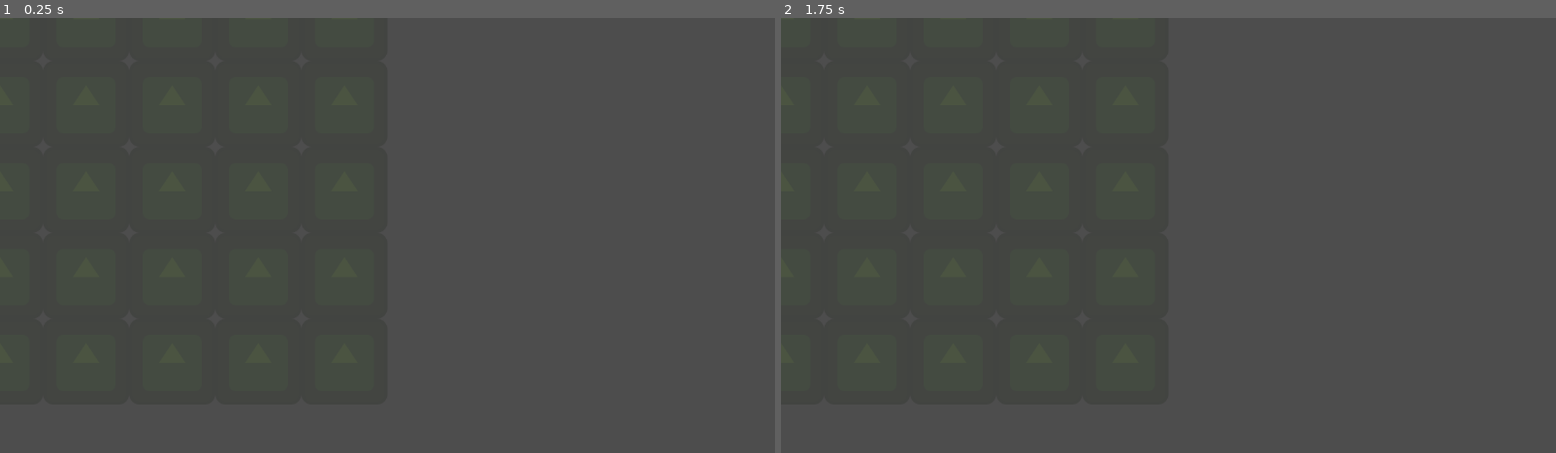
Above: before the commit, frames 1-2 (left to right).
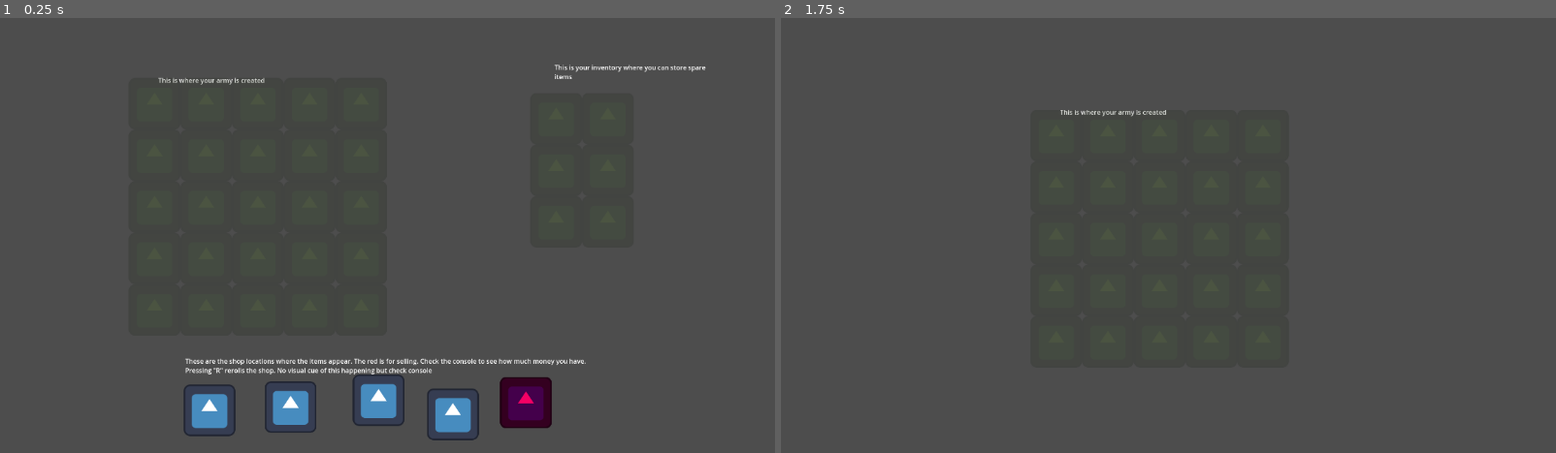
Above: after the commit, the same moments.

Repository: LorcanSmith/Armies
Game: Godot game, scene res://Scenes/main.tscn
The game is run twice, just before and just after one commit, with the same random seed, the same clock (stepped at 60 frames per second) and the same inputs. Before the commit the project starts from res://Scenes/Test Scenes/GridGeneration.tscn. The engine's default icon, where the game draws it, is replaced by a stand-in: a white triangle on a blue panel in a dark square.
Inputs (mouse positions are in pixels of both pictures, inside the frame that each line leads up to):
- Up to frame 1 (0.25 s): no input
- Up to frame 2 (1.75 s): tap Enter (ui_accept) at 0.5, 0.6, 0.77, 1.07, 1.52, 1.55 s; move the mouse to (1339, 213) at 0.52 s; click (1339, 213) at 0.67 s; move the mouse to (1013, 257) at 1.27 s; tap R at 1.35 s; click (1013, 257) at 1.42 s

The runs differ from the first frame. In frame 1, 3.6% of the frame differs, in the area x 20-92%, y 10-98%; in frame 2, less than 0.1%.

Commit message:
GameManager swaps between scenes when pressing Enter key

Diff:
--- a/Prefabs/World/battle_tile.tscn
+++ b/Prefabs/World/battle_tile.tscn
@@ -1,6 +1,11 @@
-[gd_scene load_steps=2 format=3 uid="uid://duvu4fdwg55xs"]
+[gd_scene load_steps=3 format=3 uid="uid://duvu4fdwg55xs"]
 
 [ext_resource type="Script" path="res://Scripts/Grid/tile.gd" id="1_sy6ln"]
+[ext_resource type="Texture2D" uid="uid://fx6vipkd6jt3" path="res://icon.svg" id="2_tbqvb"]
 
 [node name="Tile" type="Node2D"]
 script = ExtResource("1_sy6ln")
+
+[node name="Sprite2D" type="Sprite2D" parent="."]
+modulate = Color(0.266866, 0.478329, 3.85046e-07, 0.152941)
+texture = ExtResource("2_tbqvb")
--- /dev/null
+++ b/Scenes/Test Scenes/Combat.tscn
@@ -0,0 +1,13 @@
+[gd_scene load_steps=2 format=3 uid="uid://u21jciyxoppv"]
+
+[ext_resource type="PackedScene" uid="uid://dnwdnehmu8uoy" path="res://Scenes/Test Scenes/GridGeneration.tscn" id="1_k1v6k"]
+
+[node name="Combat" type="Node2D"]
+
+[node name="GridGeneration" parent="." instance=ExtResource("1_k1v6k")]
+position = Vector2(299, 79)
+is_battle_grid = true
+
+[node name="Camera2D" type="Camera2D" parent="."]
+position = Vector2(577, 327)
+zoom = Vector2(0.6, 0.6)
--- a/Scripts/Managers/combat_manager.gd
+++ b/Scripts/Managers/combat_manager.gd
@@ -1,10 +1,13 @@
 extends Node
 
-var battle_over = false
+# used to end combat and return to store
+var battle_over : bool = false
 
-##TODO
-#SPAWN ARMIES
-#SWITCH BETWEEN SKILL/MOVING
+# army belonging to the user running the client
+var player_army : Array = []
+
+# army belonging to the opponent that has been received from the server
+var enemy_army : Array = []
 
 func _ready():
 #	Read in both armies and place them on the grid
--- a/Scripts/Managers/game_manager.gd
+++ b/Scripts/Managers/game_manager.gd
@@ -8,17 +8,29 @@
 var army : Array
 
 var shop_scene = preload("res://Scenes/Test Scenes/Shop.tscn")
+var combat_scene = preload("res://Scenes/Test Scenes/Combat.tscn")
+
+var in_combat : bool = false
 
 func _ready():
-	enter_shop()
+	in_combat = false
+	create_scene()
 
-func _process(delta):
+func _process(_delta):
 	if Input.is_action_just_pressed("ui_accept"):
-		enter_combat()
+		swap_scenes()
+		create_scene()
 
-func enter_shop():
-	current_scene = shop_scene.instantiate()
+func swap_scenes():
+	#	reverses the value of in_combat boolean
+	in_combat = !in_combat
+
+	current_scene.queue_free()
+	print("in_combat = ", in_combat)
+
+func create_scene():
+	if in_combat:
+		current_scene = combat_scene.instantiate()
+	else:
+		current_scene = shop_scene.instantiate()
 	add_child(current_scene)
-
-func enter_combat():
-	print("moved to combat")
--- a/project.godot
+++ b/project.godot
@@ -11,7 +11,7 @@
 [application]
 
 config/name="Armies"
-run/main_scene="res://Scenes/Test Scenes/GridGeneration.tscn"
+run/main_scene="res://Scenes/main.tscn"
 config/features=PackedStringArray("4.3", "Forward Plus")
 config/icon="res://icon.svg"
 
